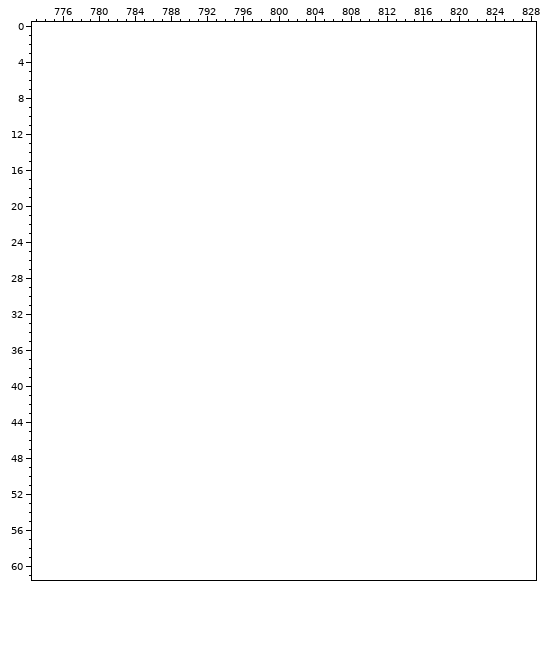
Two states of a pixel-art file, assets/sources/ui/upgrade_icons_64.aseprite. The picture above is the old version.
640x128 pixels, 1 frame. Shown: x 773..828, y 0..61. The old version is drawn lined up with the new one, on the new canvas. The commit also changed other parts of the picture, which this record leaves out.
Once edited:
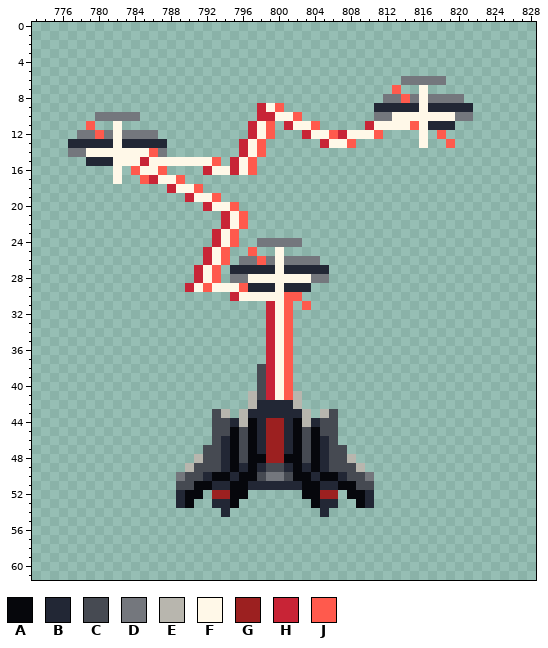
Palette (. is transparent): A #06070c  B #222735  C #464a52  D #74777d  E #b8b6ae  F #fff8e8  G #9c2020  H #c82436  J #ff5a4d
Edits made:
canvas 640x128 -> 896x128
Changed rows in their new state; - is an unchanged pixel.
first column x 777:
 6 -------------------------------------DDDDD---
 7 ------------------------------------J--F-----
 8 -----------------------------------DDJDFDDDD-
 9 ---------------------HFJ----------BBBBBFBBBBB
10 ---DDDDD-------------HHFFJ--------DDFFFFFFFDD
11 --J--F--------------HFJ-HFFJ-----HFFFFJFBBB--
12 -DDJDFDDDD----------HFJ---HFFJHFFFJ----F-J---
13 BBBBBFBBBBB--------HFJ------HFFJ-------F--J--
14 DDFFFFFFFJD--------HFJ-----------------------
15 --BBBFFFHFFFFFFFJ-HFJ------------------------
16 -----F-JFFJ----HFFHFJ------------------------
17 -----F--JHFFJ--------------------------------
18 -----------HFFJ------------------------------
19 -------------HFFJ----------------------------
20 ---------------HFFJ--------------------------
21 -----------------HFJ-------------------------
22 -----------------HFJ-------------------------
23 ----------------HFJ--------------------------
24 ----------------HFJ--DDDDD-------------------
25 ---------------HFJ--J--F---------------------
26 ---------------HFJ-DDJDFDDDD-----------------
27 --------------HFJ-BBBBBFBBBBB----------------
28 --------------HFJ-DDFFFFFFFDD----------------
29 -------------HFJFFFJBBBFBBB------------------
30 ------------------HFFFFFJJ-------------------
31 ----------------------HFJ-J------------------
32 ----------------------HFJ--------------------
33 ----------------------HFJ--------------------
34 ----------------------HFJ--------------------
35 ----------------------HFJ--------------------
36 ----------------------HFJ--------------------
37 ----------------------HFJ--------------------
38 ---------------------CHFJ--------------------
39 ---------------------CHFJ--------------------
40 ---------------------CHFJ--------------------
41 --------------------ECHFJE-------------------
42 --------------------EBBBBE-------------------
43 ----------------CE-EBBBBBBE-EC---------------
44 ----------------CCBEABGGBAEBCC---------------
45 ----------------CCACABGGBACACC---------------
46 ----------------CBACABGGBACABC---------------
47 ---------------CCBACABGGBACABCC--------------
48 --------------ECCBACAAGGAACABCCE-------------
49 -------------ECCCBABABCCBABABCCCE------------
50 ------------DCCBAABAACDDCAABAABCCD-----------
51 ------------CCAABBAABBBBBBAABBAACC-----------
52 ------------BAA-GGAA------AAGG-AAB-----------
53 ------------BA--BBA--------ABB--AB-----------
54 -----------------B----------B----------------
Changed places in both pictures, as pixel boxes (x1, y1, x2, y2):
added: (68, 76, 473, 517)
